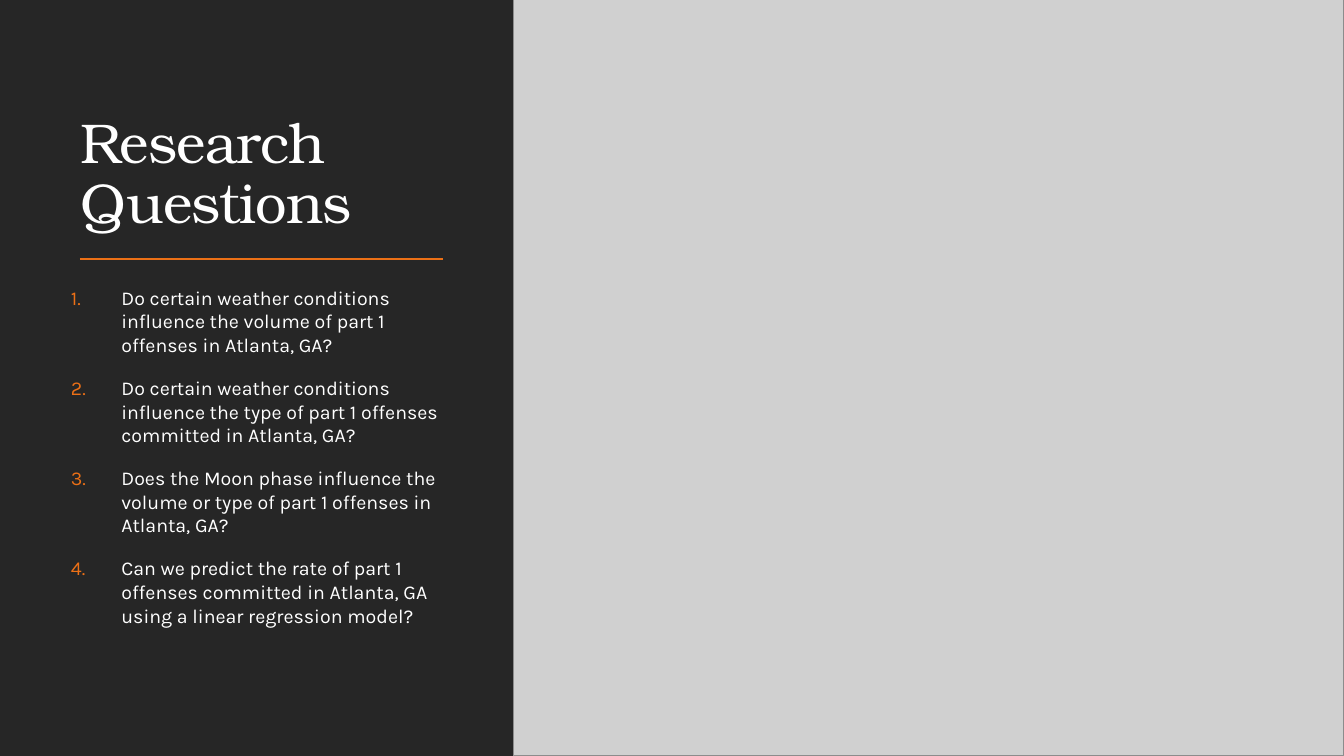
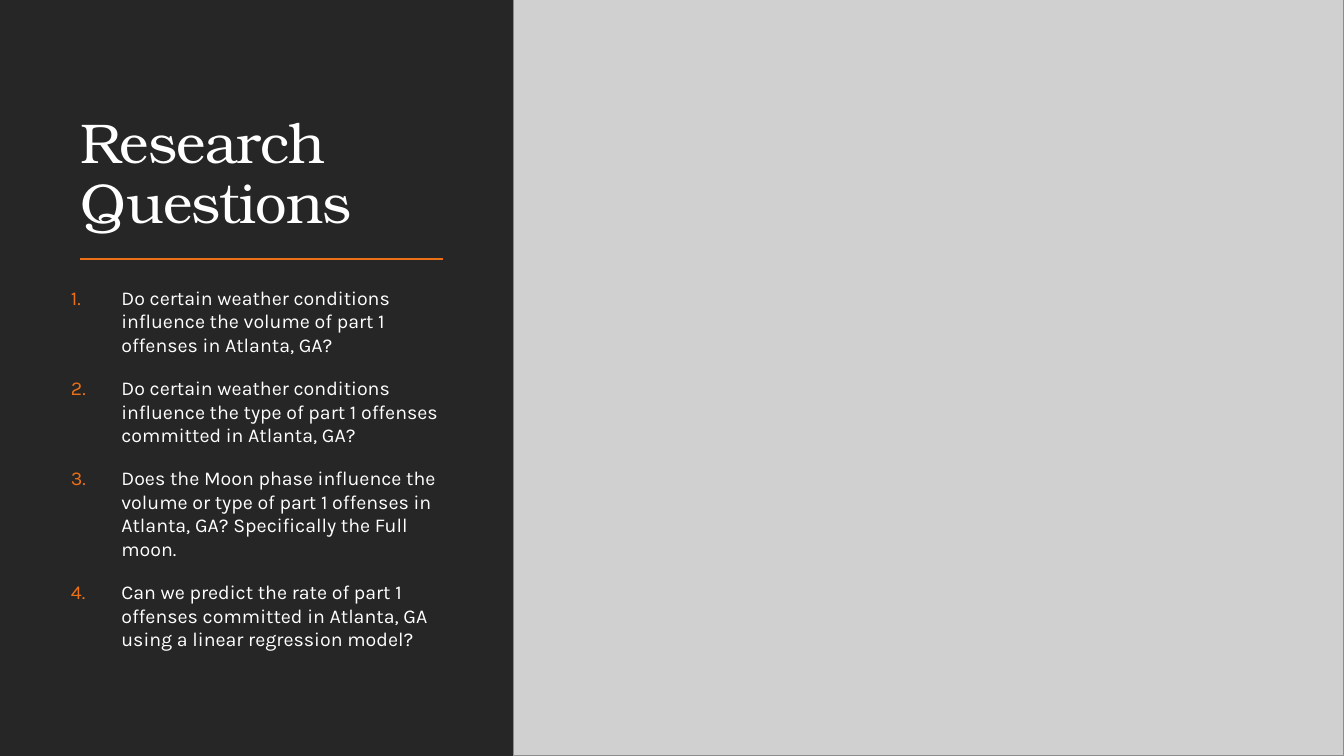
Before and after one commit to elqban753/ATL-weather-and-Crime, a slide deck: slide 5 of Crime Rate in relation to Weather in Atlanta.pptx. Drawn at 1344x756 pixels with LibreOffice and Linux fonts; fonts in the diff are those of the drawing; grey boxes stand for pictures. Boxes give left, top, right and bottom in pixels: in the first picture for what was removed or moved away, otherwise in the second. Text is boxed around its words. In the diff, an @@ line names an element or a change of style, - is before the commit and + after.

```diff
--- a/Crime Rate in relation to Weather in Atlanta.pptx
+++ b/Crime Rate in relation to Weather in Atlanta.pptx
@@ text at [121, 471, 435, 556]: text changed @@
-3. Does the Moon phase influence the volume or type of part 1 offenses in Atlanta, GA?
+3. Does the Moon phase influence the volume or type of part 1 offenses in Atlanta, GA? Specifically the Full moon.
```
Also in this commit, not shown: 9 other slides changed, 2 slides added, 1 slide removed, 1 other file.
